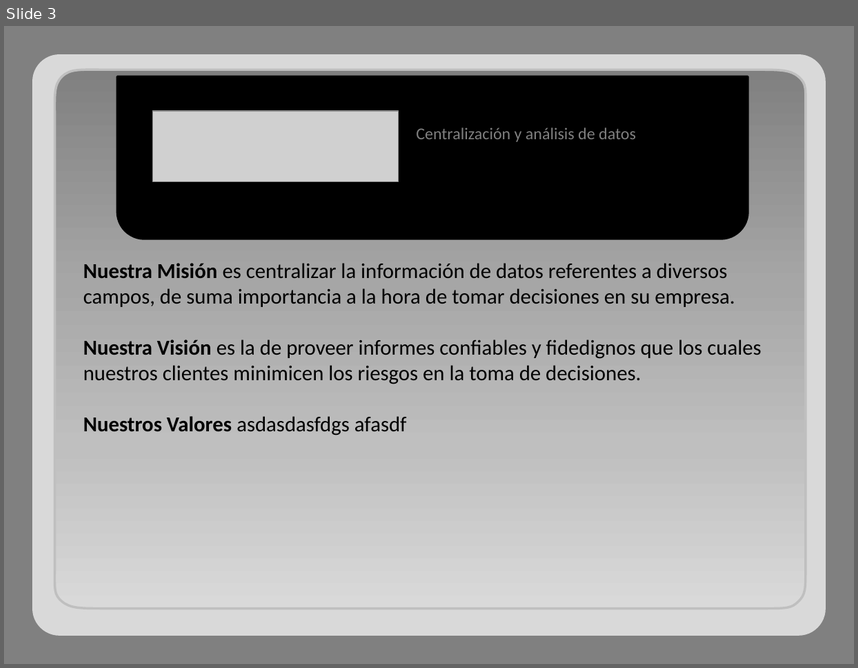
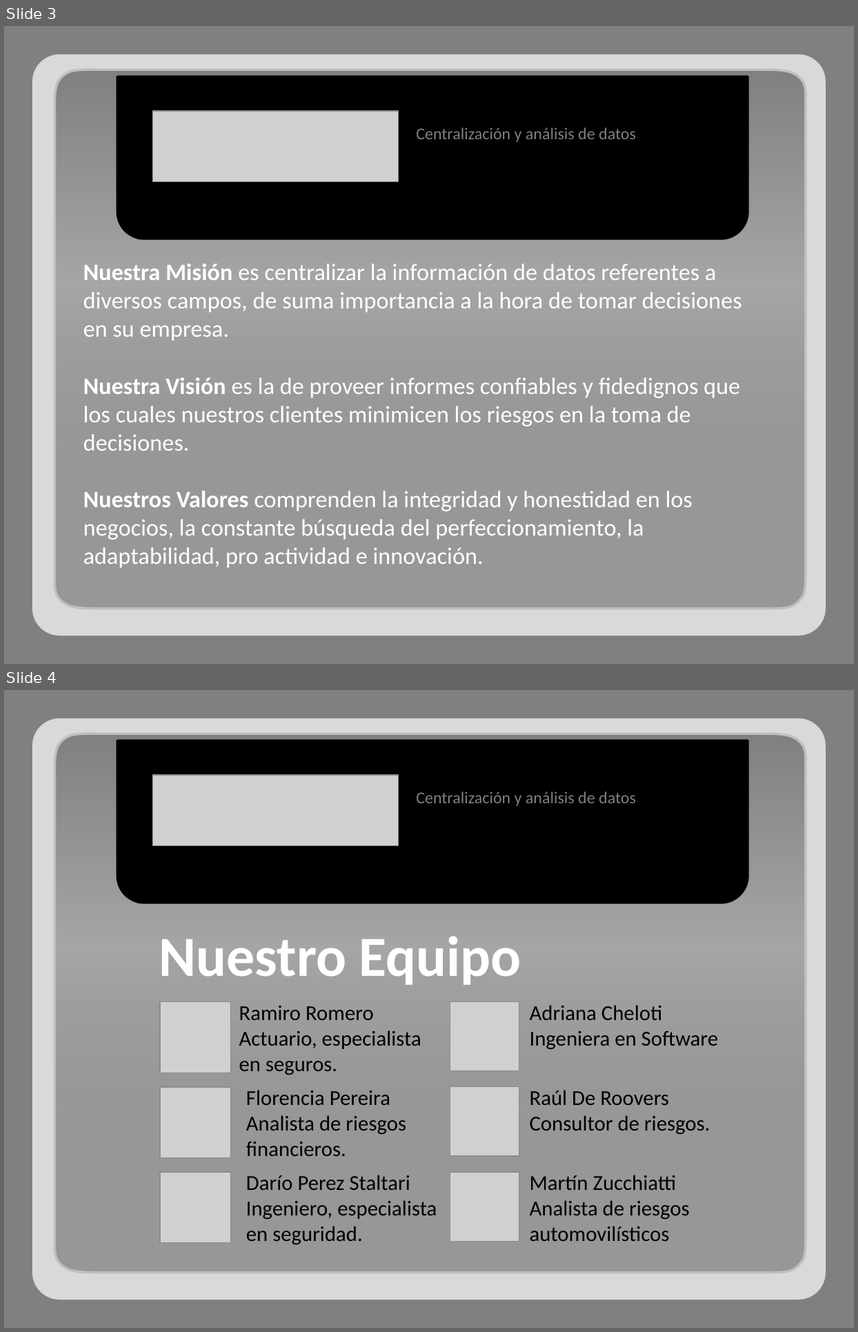
Before and after one commit to adrianachelotti/tallerdesarrollo1ero2011, a slide deck: Presentacion/Comercial/Presentacion Comercial.pptx. Shown one above the other, each under a label of ours: slide 3 before the commit, slides 3 and 4 after it. The pictures are 858x668 and 858x1332 pixels, drawn with LibreOffice and Linux fonts; fonts in the diff are those of the drawing; grey boxes stand for pictures. Boxes give left, top, right and bottom in pixels: in the first picture for what was removed or moved away, otherwise in the second. Text is boxed around its words. In the diff, an @@ line names an element or a change of style, - is before the commit and + after.

```diff
--- a/Presentacion/Comercial/Presentacion Comercial.pptx
+++ b/Presentacion/Comercial/Presentacion Comercial.pptx
@@ slide 4 added at [4, 690, 854, 1328], background #808080 @@
@@ freeform shape added at [53, 733, 806, 1272], fill gradient #808080 to #A6A6A6, outline #BFBFBF 2 pt @@
@@ round same rect added at [117, 741, 748, 903], fill #000000, outline #000000 2 pt @@
@@ picture added at [153, 775, 399, 845] @@
@@ text added at [416, 791, 636, 806], 14 pt, text #808080 @@
+Centralización y análisis de datos
@@ text added at [159, 936, 522, 985], 48 pt, text #FFFFFF, bold @@
+Nuestro Equipo
@@ picture added at [159, 1002, 230, 1072] @@
@@ text added at [239, 1005, 421, 1075], 18 pt, text #000000 @@
+Ramiro Romero
+Actuario, especialista en seguros.
@@ picture added at [450, 1002, 519, 1071] @@
@@ text added at [530, 1005, 718, 1049], 18 pt, text #000000 @@
+Adriana Cheloti
+Ingeniera en Software
@@ picture added at [159, 1087, 230, 1158] @@
@@ text added at [246, 1090, 406, 1156], 18 pt, text #000000 @@
+Florencia Pereira
+Analista de riesgos financieros.
@@ picture added at [450, 1087, 519, 1156] @@
@@ text added at [530, 1090, 710, 1134], 18 pt, text #000000 @@
+Raúl De Roovers
+Consultor de riesgos.
@@ group added at [32, 718, 826, 1299]: 5 rounded rectangles @@
@@ picture added at [159, 1172, 230, 1243] @@
@@ text added at [246, 1174, 437, 1245], 18 pt, text #000000 @@
+Darío Perez Staltari
+Ingeniero, especialista en seguridad.
@@ picture added at [450, 1172, 519, 1241] @@
@@ text added at [530, 1174, 690, 1241], 18 pt, text #000000 @@
+Martín Zucchiatti
+Analista de riesgos automovilísticos
@@ slide 3 changed as well @@
@@ freeform shape at [53, 69, 806, 608]: fill gradient #808080 to #A6A6A6 to #BFBFBF to #D9D9D9 to gradient #808080 to #A6A6A6 @@
@@ text at [83, 263, 742, 450]: size 18 to 20 pt, text colour #000000 to #FFFFFF in "Nuestra Misión es centralizar la información de ...", "Nuestra Visión es la de proveer informes ..." @@
@@ text at [83, 490, 693, 568]: text changed; size 18 to 20 pt; text colour #000000 to #FFFFFF @@
-Nuestros Valores asdasdasfdgs afasdf
+Nuestros Valores comprenden la integridad y honestidad en los negocios, la constante búsqueda del perfeccionamiento, la adaptabilidad, pro actividad e innovación.
```
Also in this commit, not shown: 2 other slides changed, 2 other slides added.
